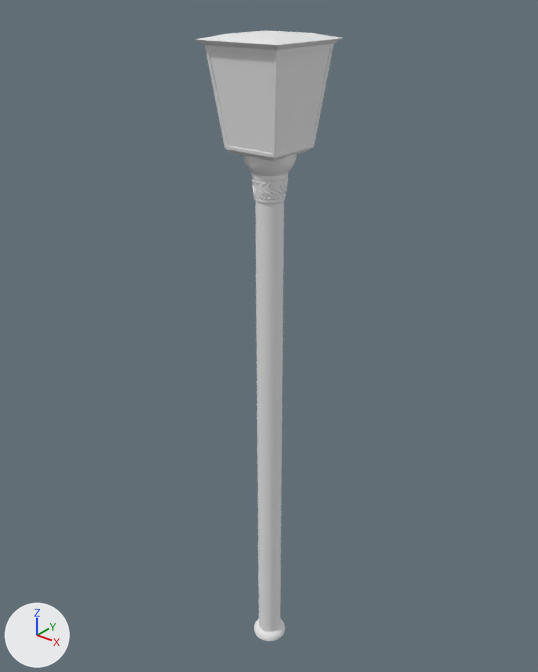
An edit to the OBJ model OpenGLCourseApp/Models/lamp.obj, drawn before and after from the same camera.
One viewpoint serves both versions: a camera (50 mm lens) standing at (146.0, -191.0, 267.0) and looking at (-13.0, 8.0, 143.0). Arrows for +X, +Y and +Z are at lower left; the lights stay in place. Where no turn or scale is listed for an object, it has been applied to the vertices. Vertices at the same position are counted once.

The scene before the commit, as lines of its bpy script (objects in view):
```python
mat_wire_255255255 = principled_material('wire_255255255')
mat_wire_255255255.base_color = (0.8, 0.8, 0.8)  # white #e7e7e7
mat_wire_255255255.roughness = 1.0
me_lamp = bpy.data.meshes.new('lamp')
me_lamp.from_pydata(...)  # 7385 vertices, 6690 faces; spans x -23.0..9.0, y -14.0..18.0, z 1.0..251.0
me_lamp.materials.append(mat_wire_255255255)  # white #e7e7e7
ob_lamp = bpy.data.objects.new('lamp', me_lamp)
ob_lamp.location = (0.0, 0.0, 0.0)
```
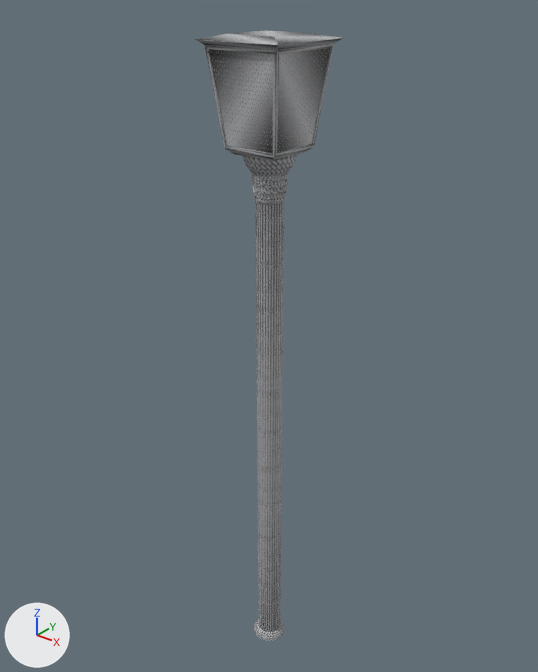
Changed parts and their boxes [x1, y1, x2, y2] in the pictures (538 x 672 px; the box of a moved part takes in the faces that stretch with it):
'lamp', surface changed: [195, 30, 343, 641] in both
part 1 of me_lamp, moved or reshaped: before [253, 182, 285, 201]; after [252, 183, 287, 203]
part 2 of me_lamp, surface changed: [208, 48, 331, 641] in both

What the commit changed:
Picture 'metal.tga' (img_metal_tga) is new.
In material 'wire_255255255' (mat_wire_255255255), base_color is no longer (0.8, 0.8, 0.8), white #e7e7e7.
In material 'wire_255255255' (mat_wire_255255255), texture is now set to img_metal_tga.
In material 'wire_255255255' (mat_wire_255255255), roughness goes from 1.0 to 0.69.
me_lamp has 7385 vertices, 6690 faces and spans x -23.0..9.0, y -14.0..18.0, z 1.0..251.0.
me_lamp is used by ob_lamp; location (0.0, 0.0, 0.0).
me_lamp part 1: 544 vertices moved within x -13.0..-1.0, y -4.0..8.0, z 199.0..206.0.
me_lamp part 2: 1055 kept faces spanning x -23.0..9.0, y -14.0..18.0, z 1.0..251.0 get new texture (UV) coordinates.
